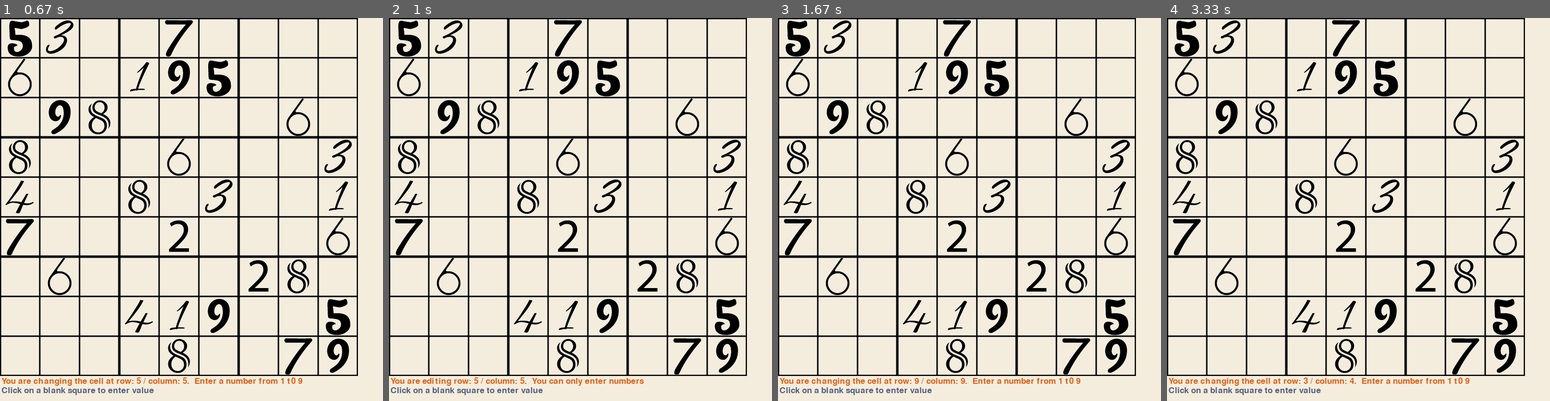
Above: before the commit, frames 1-4 (left to right).
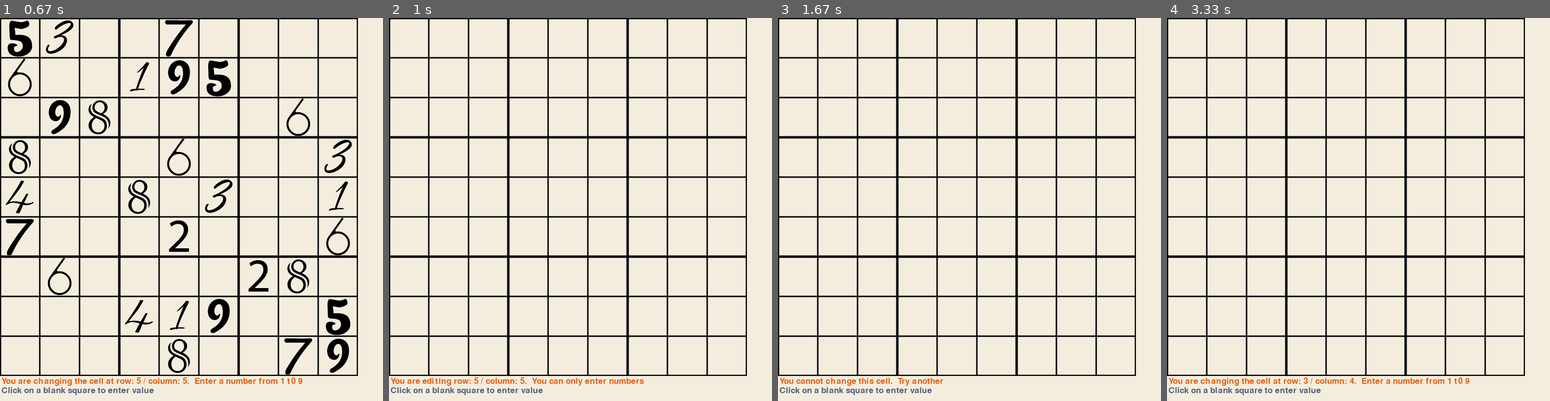
Above: after the commit, the same moments.

Repository: MAOneill/pygame-sudoku
Game: pygame game, started from pygame_soduko.py
Same seed, same stepped clock (60 frames per second), same inputs: the game is played once before the commit and once after it.
Inputs (mouse positions are in pixels of both pictures, inside the frame that each line leads up to):
- Up to frame 1 (0.67 s): click (191, 209) at 0.38 s
- Up to frame 2 (1 s): hold P from 0.67 s (still down)
- Up to frame 3 (1.67 s): release P at 1.13 s; click (850, 152) at 1.22 s; click (1111, 343) at 1.55 s
- Up to frame 4 (3.33 s): click (1220, 198) at 1.88 s; click (1339, 309) at 2.22 s; click (1304, 129) at 3.05 s

Frame 1 is identical in both runs. In frame 2, 6.0% of the frame differs, in the area x 1-92%, y 0-94%; in frame 3, 6.6%, in the area x 1-92%, y 0-97%; in frame 4, 6.0%.

Commit message:
cleaned up logic.  added messages

Diff:
--- a/pygame_soduko.py
+++ b/pygame_soduko.py
@@ -31,8 +31,6 @@
     def change_cell_image(self):
         pass
 
-
-
 class Known_cell(Cell):
     def __init__(self,row,col,value,answer):
         super().__init__(row,col,value,answer)
@@ -41,7 +39,6 @@
         self.possibles = {}  #empty
         self.image = pygame.image.load('numbers/%d_background_transparent.png' % answer).convert_alpha()
         # self.image = pygame.image.load('numbers/%d_transparent_number.png' % value).convert_alpha()
-
 
 class Unknown_cell(Cell):
     def __init__(self,row,col,value,answer=None):
@@ -58,9 +55,6 @@
         self.image = pygame.image.load('numbers/%d_guess.png' % self.guess).convert_alpha()
         # self.image = pygame.image.load('numbers/%d_transparent_number.png' % value).convert_alpha()
 
-
-
-
 def create_cell(row,col,tuple,known):
     #process to create all 81 objects AND load them into an array
     #I didn't not put this inside a function because I need the individual
@@ -124,10 +118,6 @@
         print("----"*9 + "-") #separator lines and bottom border
 
 
-
-
-
-
 def main():
 
     # declare the size of the canvas
@@ -153,24 +143,13 @@
     # Game initialization
     grid_image = pygame.image.load('numbers/big_grid_lines.png').convert_alpha()
 
-    # pencil_image1 = pygame.image.load('numbers/1_pencil.png').convert_alpha()
-    # pencil_image2 = pygame.image.load('numbers/2_pencil.png').convert_alpha()
-    # pencil_image3 = pygame.image.load('numbers/3_pencil.png').convert_alpha()
-    # pencil_image4 = pygame.image.load('numbers/4_pencil.png').convert_alpha()
-    # pencil_image5 = pygame.image.load('numbers/5_pencil.png').convert_alpha()
-    # pencil_image6 = pygame.image.load('numbers/6_pencil.png').convert_alpha()
-    # pencil_image7 = pygame.image.load('numbers/7_pencil.png').convert_alpha()
-    # pencil_image8 = pygame.image.load('numbers/8_pencil.png').convert_alpha()
-    # pencil_image9 = pygame.image.load('numbers/9_pencil.png').convert_alpha()
-
 
     #create data
     #do this after you set images, although I guess this could be done inside..
     board = create_board(rawboard)
 
-    for each in board.values():
-        print(each.answer)
-
+    # for each in board.values():
+    #     print(each.answer)
     #these print to the terminalo
     # print_grid(board,"value")
     # print_grid(board,"answer")
@@ -184,7 +163,9 @@
     row = 0
     col = 0
     cell = 0
+
     stop_game = False
+
     pencil = False  #state at which to enter pencil values
     solving = True   #state at which to enter value.  You havce to click to get to that state
     screen_clicked = False
@@ -198,7 +179,7 @@
 
             # print("no event type")
             if event.type == pygame.MOUSEBUTTONDOWN:
-                print('mouse down at %d, %d' % event.pos)  #to terminal
+                # print('mouse down at %d, %d' % event.pos)  #to terminal
                 screen_clicked = True
                 x = event.pos[0]
                 y = event.pos[1]
@@ -207,18 +188,24 @@
                 row =  int(y // 81) + 1
                 col = int (x // 81) + 1
                 cell = 'r%dc%d' % (row,col)
-                print(board['r%dc%d' % (row,col)].answer)
+                print(board[cell].answer)
 
                 #change the value of the message text
-                message_text = font.render('You are changing the cell at row: %d / column: %d.  Enter a number from 1 t0 9' % (row,col), True, (orange_color))
-
+                if type(board[cell]) == Known_cell:    #if known:
+                    message_text = font.render('You cannot change this cell.  Try another', True, (orange_color))
+                else:       #Unknown value, changeable
+                    message_text = font.render('You are changing the cell at row: %d / column: %d.  Enter a number from 1 t0 9' % (row,col), True, (orange_color))
+
+            # Game logic
 
             if event.type == pygame.KEYDOWN:
                 # print('key down %r' % event.key)
                 entry = event.key
-                if entry == 112: pass    #this is for P for pencil
-
-                if solving == True:      #we are in the solving state and a key has been pressed
+
+                if entry == 112:     #this is for P for pencil
+                    pencil = True
+
+                if screen_clicked == True:      #we are in the solving state and a key has been pressed
                     choices = {49:1,50:2,51:3,52:4,53:5,54:6,55:7,56:8,59:9}
                     number = choices.get(entry, None)
                     if number != None:      #it got a value number
@@ -228,11 +215,12 @@
                         board['r%dc%d' % (row,col)].change_cell_image()
                         #flip switches:
                         screen_clicked = False
+                        #change message
+                        message_text = font.render("", True, (orange_color))
 
                     else:
                         message_text = font.render('You are editing row: %d / column: %d.  You can only enter numbers' % (row,col), True, (orange_color))
 
-        # Game logic
 
         # Draw background
         screen.fill(background_color)
@@ -249,8 +237,8 @@
         # have their image updated with their possible values
         # this requires 9 blit values and a grid
         #
-        while pencil == True:
-            pass
+        # while pencil == True:
+        #     pass
 
 
         screen.blit(grid_image, (0,0))
